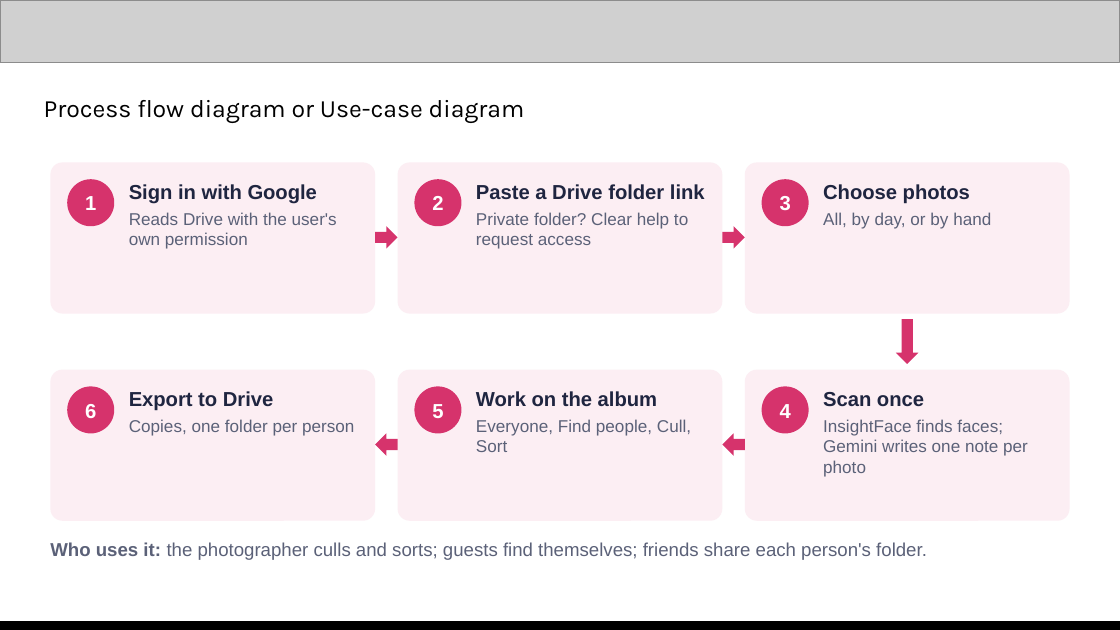
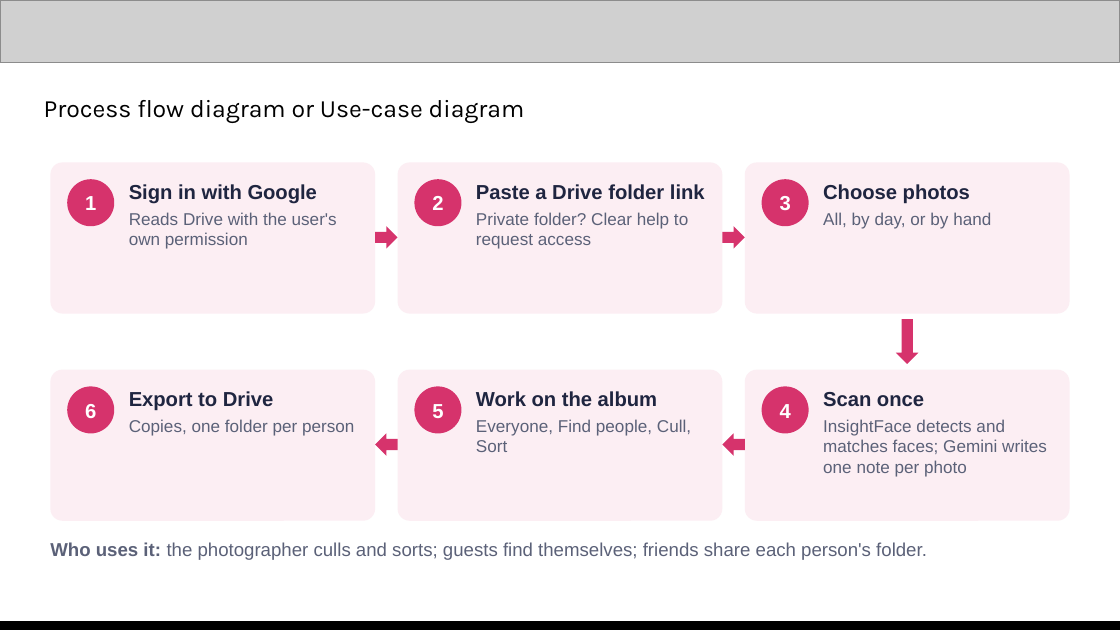
Before and after one commit to Khunapat/facefinder, a slide deck: slide 5 of docs/deck/FaceFinder_deck.pptx. Drawn at 1120x630 pixels with LibreOffice and Linux fonts; fonts in the diff are those of the drawing; grey boxes stand for pictures. Boxes give left, top, right and bottom in pixels: in the first picture for what was removed or moved away, otherwise in the second. Text is boxed around its words. In the diff, an @@ line names an element or a change of style, - is before the commit and + after.

```diff
--- a/docs/deck/FaceFinder_deck.pptx
+++ b/docs/deck/FaceFinder_deck.pptx
@@ text at <box>823,419,1047,477</box>: text changed @@
-InsightFace finds faces; Gemini writes one note per photo
+InsightFace detects and matches faces; Gemini writes one note per photo
```
Also in this commit, not shown: 10 other slides changed, 9 other files.
